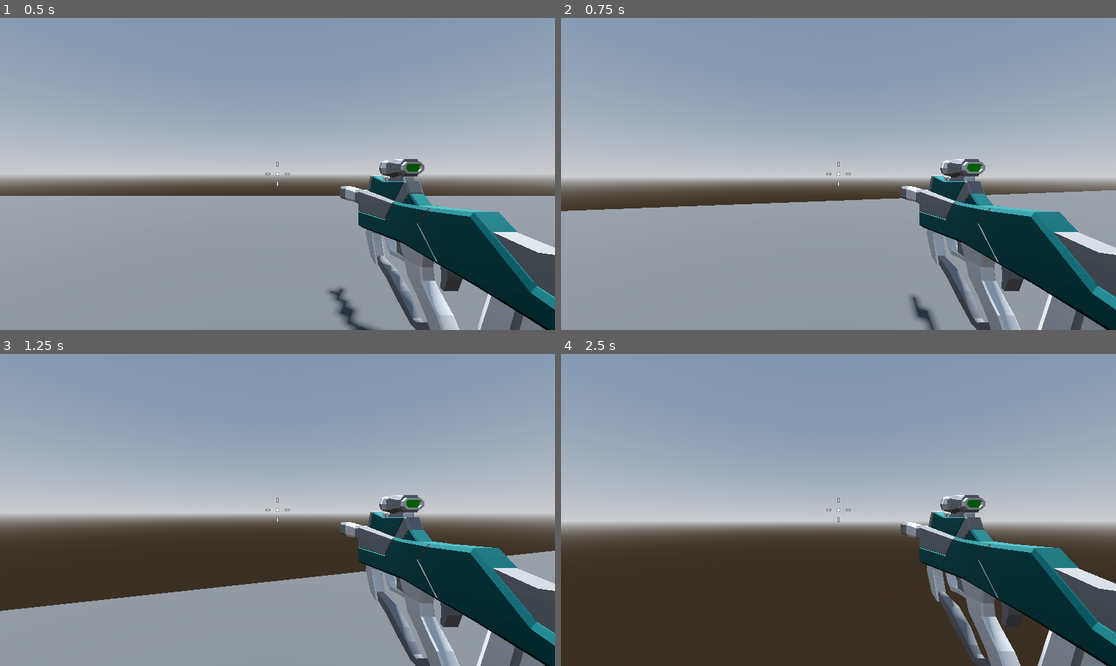
Above: before the commit, frames 1-4 (two rows, left to right).
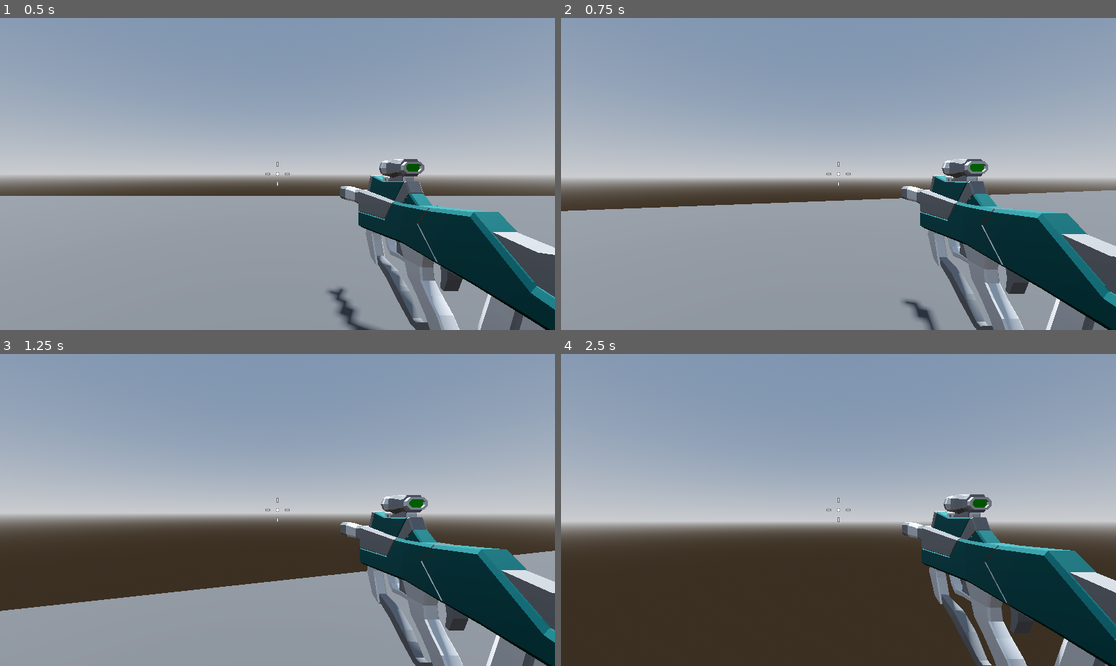
Above: after the commit, the same moments.

Repository: Tildozer/roboRampage
Game: Godot game, scene res://levels/sandbox.tscn
The game is run twice, just before and just after one commit, with the same random seed, the same clock (stepped at 60 frames per second) and the same inputs.
Inputs (mouse positions are in pixels of both pictures, inside the frame that each line leads up to):
- Up to frame 1 (0.5 s): no input
- Up to frame 2 (0.75 s): tap Enter at 0.5 s; move the mouse to (866, 174) at 0.52 s; press the mouse at (866, 174) at 0.53 s; hold W (forward) from 0.53 s (still down)
- Up to frame 3 (1.25 s): keep holding W (forward); tap Space (jump) at 0.77 s
- Up to frame 4 (2.5 s): keep holding W (forward); move the mouse to (810, 510) at 1.27 s; release the mouse at (810, 510) at 1.28 s; click (810, 510) at 1.35 s; tap Space (jump) at 1.52 s; move the mouse to (849, 503) at 2.02 s; press the mouse at (849, 503) at 2.03 s

Frame 1 is identical in both runs. In frame 2, 2.7% of the frame differs, in the area x 61-100%, y 45-100%; in frame 3, 3.0%; in frame 4, 4.7%, in the area x 61-100%, y 44-100%.

Commit message:
player can now attack enemy and enemy does damage to player

Diff:
--- a/levels/weapons/hitscan_weapon.tscn
+++ b/levels/weapons/hitscan_weapon.tscn
@@ -7,3 +7,8 @@
 
 [node name="cooldown_timer" type="Timer" parent="."]
 one_shot = true
+
+[node name="RayCast3D" type="RayCast3D" parent="."]
+target_position = Vector3(0, 0, -100)
+debug_shape_custom_color = Color(0, 1, 0, 1)
+debug_shape_thickness = 4
--- a/levels/weapons/smg.tscn
+++ b/levels/weapons/smg.tscn
@@ -3,7 +3,8 @@
 [ext_resource type="PackedScene" uid="uid://dftiubdi0skcw" path="res://levels/weapons/hitscan_weapon.tscn" id="1_5nfmj"]
 [ext_resource type="PackedScene" uid="uid://de52d8i3oegax" path="res://assets/weapons/SMG.glb" id="2_n18a5"]
 
-[node name="smg" instance=ExtResource("1_5nfmj")]
+[node name="smg" node_paths=PackedStringArray("weapon_mesh") instance=ExtResource("1_5nfmj")]
+weapon_mesh = NodePath("SMG")
 
 [node name="SMG" parent="." index="1" instance=ExtResource("2_n18a5")]
 transform = Transform3D(1, 0, 0, 0, 1, 0, 0, 0, 1, 0.7, -0.235, -1)
--- a/scripts/enemy/enemy.gd
+++ b/scripts/enemy/enemy.gd
@@ -1,16 +1,23 @@
 extends CharacterBody3D
+class_name Enemy
 
 const SPEED = 5.0
-const JUMP_VELOCITY = 4.5
 
+@export var max_health := 100
 @export var attack_range := 1.5
 
 @onready var navigation_agent: NavigationAgent3D = $NavigationAgent3D
 @onready var animation_player: AnimationPlayer = $AnimationPlayer
 
-var player: CharacterBody3D
+var player: Player
 var provoked := false
 var agro_range := 12.0
+var curr_health := max_health:
+	set(value):
+		curr_health = value
+		if curr_health <= 0:
+			queue_free()
+		provoked = true
 
 func _ready() -> void:
 	player = get_tree().get_first_node_in_group("player")
@@ -53,3 +60,4 @@
 
 func attack() -> void:
 	print("Attacking player!")
+	player.curr_health -= 20
--- a/scripts/player/player.gd
+++ b/scripts/player/player.gd
@@ -1,11 +1,18 @@
 extends CharacterBody3D
+class_name Player
 
 const SPEED = 5.0
 
+@export var max_health := 100
 @export var jump_height := 1.0
 @export var fall_multiplier := 2.5
 
 var mouse_motion := Vector2.ZERO
+var curr_health := max_health:
+	set(value):
+		curr_health = value
+		if curr_health <= 0:
+			get_tree().quit()
 
 @onready var camera_pivot: Node3D = $camera_pivot
 
--- a/scripts/weapon/hitscan_weapon.gd
+++ b/scripts/weapon/hitscan_weapon.gd
@@ -1,8 +1,13 @@
 extends Node3D
 
+@export var fire_rate := 14.0
+@export var recoil := 0.05
+@export var weapon_mesh: Node3D
+@export var weapon_damage := 15
+
 @onready var cooldown_timer: Timer = $cooldown_timer
-
-@export var fire_rate := 14.0
+@onready var weapon_position: Vector3 = weapon_mesh.position
+@onready var raycast: RayCast3D = $RayCast3D
 
 # Called when the node enters the scene tree for the first time.
 func _ready() -> void:
@@ -10,7 +15,15 @@
 
 
 # Called every frame. 'delta' is the elapsed time since the previous frame.
-func _process(_delta: float) -> void:
+func _process(delta: float) -> void:
 	if Input.is_action_pressed("fire_weapon") and cooldown_timer.is_stopped():
-		cooldown_timer.start(1.0 / fire_rate)
-		print("Firing weapon!")
+		shoot()
+
+	weapon_mesh.position = weapon_mesh.position.lerp(weapon_position, delta * 10.0)
+
+func shoot() -> void:
+	cooldown_timer.start(1.0 / fire_rate)
+	var collider = raycast.get_collider()
+	weapon_mesh.position.z += recoil
+	if collider is Enemy:
+		collider.curr_health -= weapon_damage
